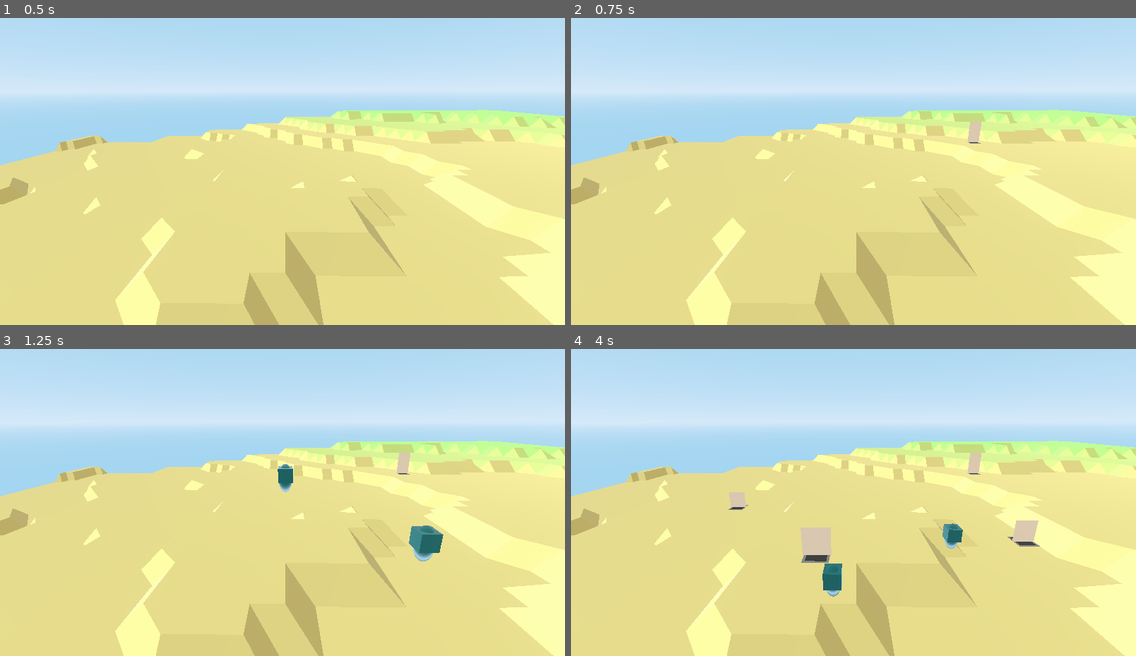
Above: before the commit, frames 1-4 (two rows, left to right).
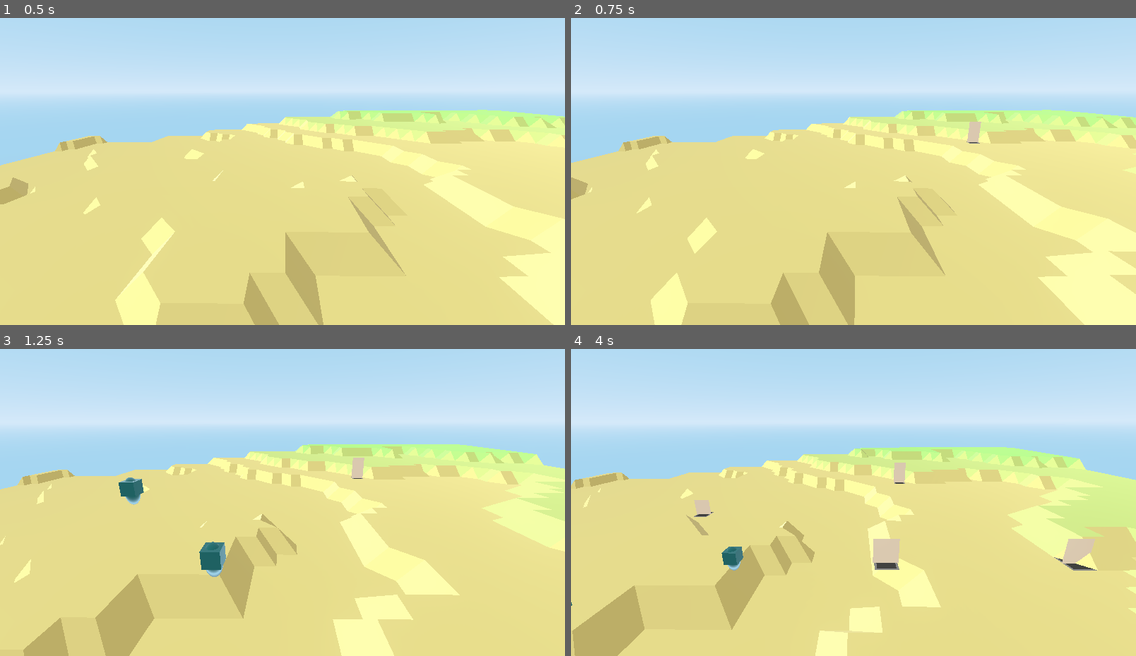
Above: after the commit, the same moments.

Repository: magnetenstad/High-Castle
Game: Godot game, scene res://SceneMain/Main.tscn
The game is run twice, just before and just after one commit, with the same random seed, the same clock (stepped at 60 frames per second) and the same inputs.
Inputs (mouse positions are in pixels of both pictures, inside the frame that each line leads up to):
- Up to frame 1 (0.5 s): no input
- Up to frame 2 (0.75 s): tap Enter at 0.5 s; move the mouse to (977, 143) at 0.52 s; hold D from 0.53 s (still down); hold Ctrl from 0.53 s (still down); click (977, 143) at 0.67 s
- Up to frame 3 (1.25 s): keep holding D; keep holding Ctrl; tap Space at 0.77 s
- Up to frame 4 (4 s): release D at 1.25 s; release Ctrl at 1.25 s; drag from (740, 508) to (825, 557) at 1.27 s; move the mouse to (910, 419) at 2.02 s; hold D 2.03-2.75 s; hold Ctrl 2.03-2.75 s; click (910, 419) at 2.17 s; drag from (825, 557) to (684, 441) at 2.77 s; move the mouse to (1023, 539) at 3.52 s; hold A from 3.53 s (still down); hold Ctrl from 3.53 s (still down); click (1023, 539) at 3.67 s; tap Space at 3.77 s

Frame 1 is identical in both runs. In frame 2, 12% of the frame differs, in the area x 0-100%, y 29-100%; in frame 3, 22%; in frame 4, 23%.
Error before the commit: Parse Error: Mixed tabs and spaces in indentation. (res://SceneCamera/Camera.gd:49)

Commit message:
hold middle mouse button to drag cam

Diff:
--- a/Game/SceneCamera/Camera.gd
+++ b/Game/SceneCamera/Camera.gd
@@ -1,17 +1,13 @@
 extends Spatial
 
 
-var speed = 4
+var speed = 8
 var min_speed = 4
 var max_speed = 24
 var spin = PI/1024
-
-var m3_clicked = false
+var dragging = false
 
 var velocity = Vector3()
-
-func _ready():
-	Input.set_mouse_mode(Input.MOUSE_MODE_CAPTURED)
 
 
 func _physics_process(delta):
@@ -45,13 +41,14 @@
 	if Input.is_key_pressed(KEY_RIGHT):
 		rotate_y(-PI/100)
 
-	if Input.is_action_just_pressed("ui_cancel"):
-        if Input.get_mouse_mode() == Input.MOUSE_MODE_VISIBLE:
-            Input.set_mouse_mode(Input.MOUSE_MODE_CAPTURED)
-        else:
-            Input.set_mouse_mode(Input.MOUSE_MODE_VISIBLE)
-
 
 func _input(event):
-	if Input.get_mouse_mode() == Input.MOUSE_MODE_CAPTURED and event is InputEventMouseMotion:
+	if event is InputEventMouseButton:
+		if event.button_index == 3:
+			dragging = not dragging
+	elif event is InputEventMouseMotion and dragging:
 		rotate_y(-lerp(0, spin, event.relative.x))
+	if dragging:
+		Input.set_mouse_mode(Input.MOUSE_MODE_CAPTURED)
+	else:
+		Input.set_mouse_mode(Input.MOUSE_MODE_VISIBLE)
